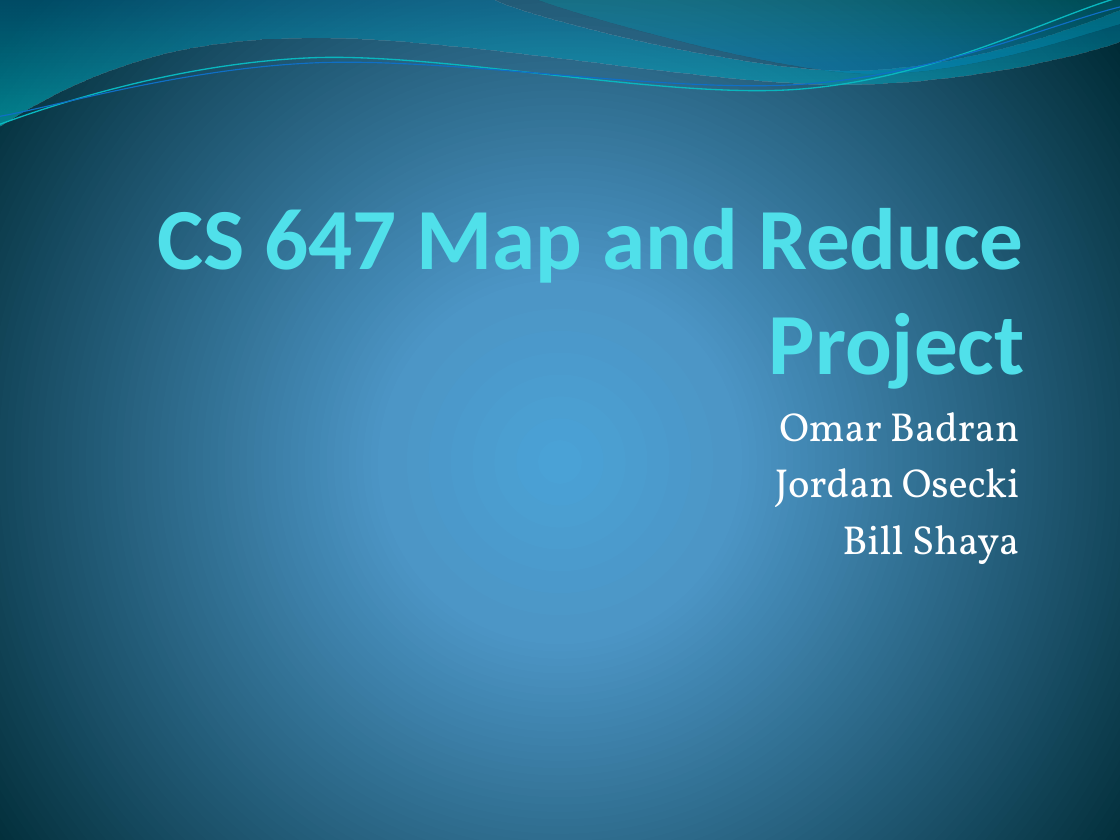
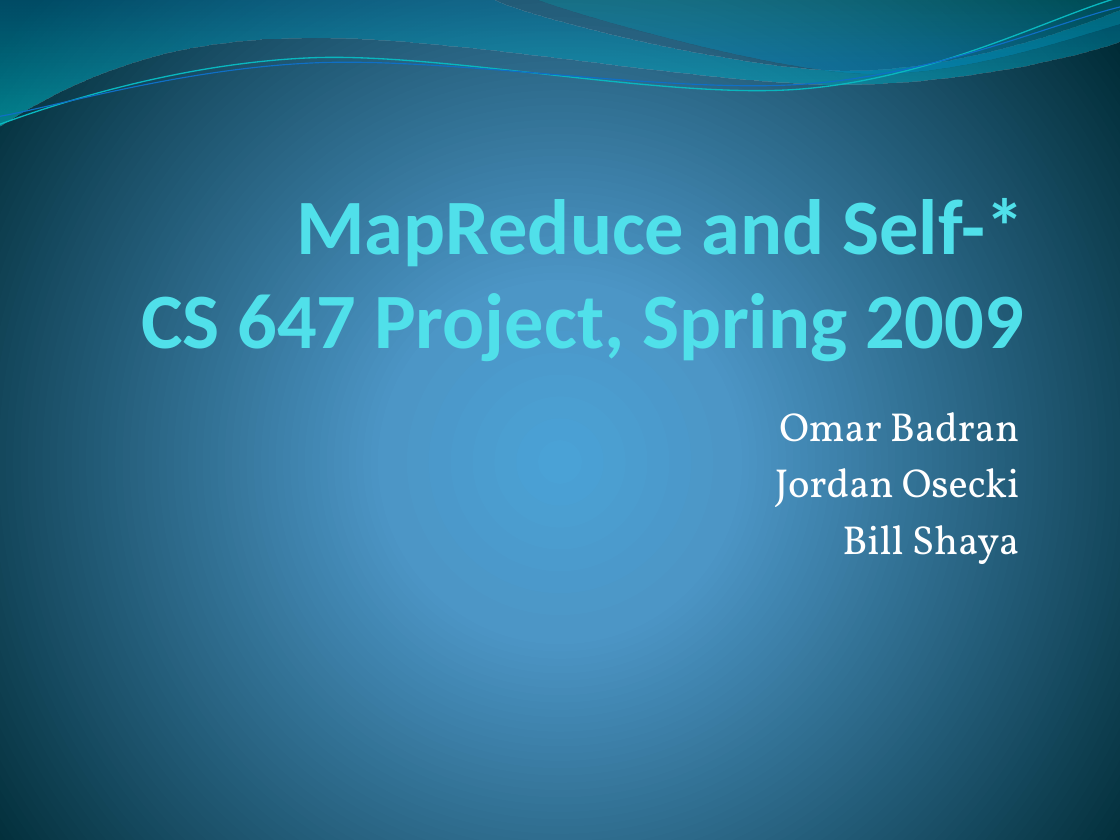
Before and after one commit to osecki/cs647, a slide deck: slide 1 of Documentation/Presentation.pptx. Drawn at 1120x840 pixels with LibreOffice and Linux fonts; fonts in the diff are those of the drawing. Boxes give left, top, right and bottom in pixels: in the first picture for what was removed or moved away, otherwise in the second. Text is boxed around its words. In the diff, an @@ line names an element or a change of style, - is before the commit and + after.

```diff
--- a/Documentation/Presentation.pptx
+++ b/Documentation/Presentation.pptx
@@ title at (141,198,1024,361): text changed; size 56 to 50.4 pt @@
-CS 647 Map and Reduce Project
+MapReduce and Self-*
+CS 647 Project, Spring 2009
```
Also in this commit, not shown: 4 other slides changed, 3 slides added.
